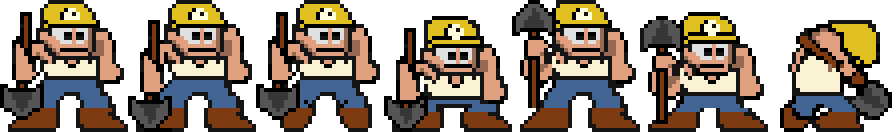
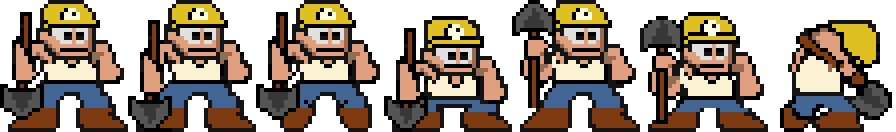
Layer changes from the first (896, 132) image to the second:
added layer "Layer 5" above "Layer 4" over [92, 24, 756, 100]
painted on "Layer 4" over [44, 24, 756, 100]
